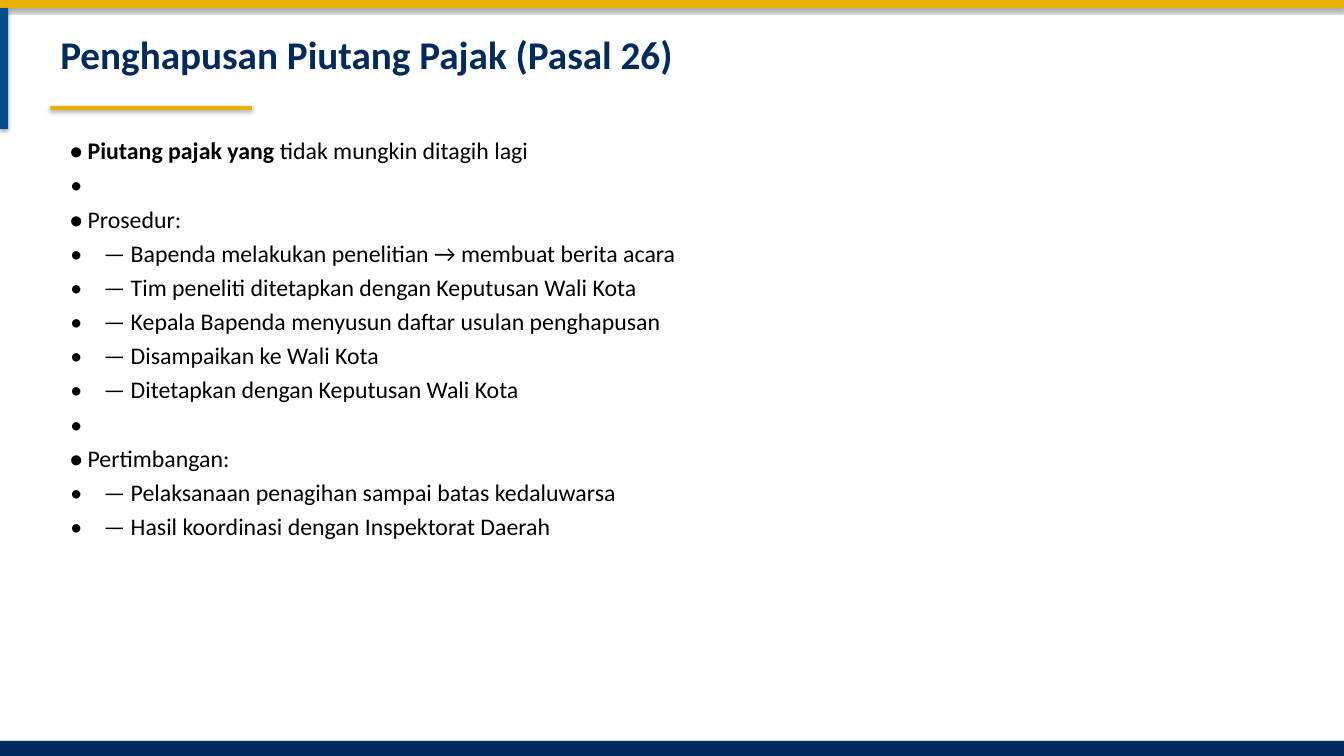
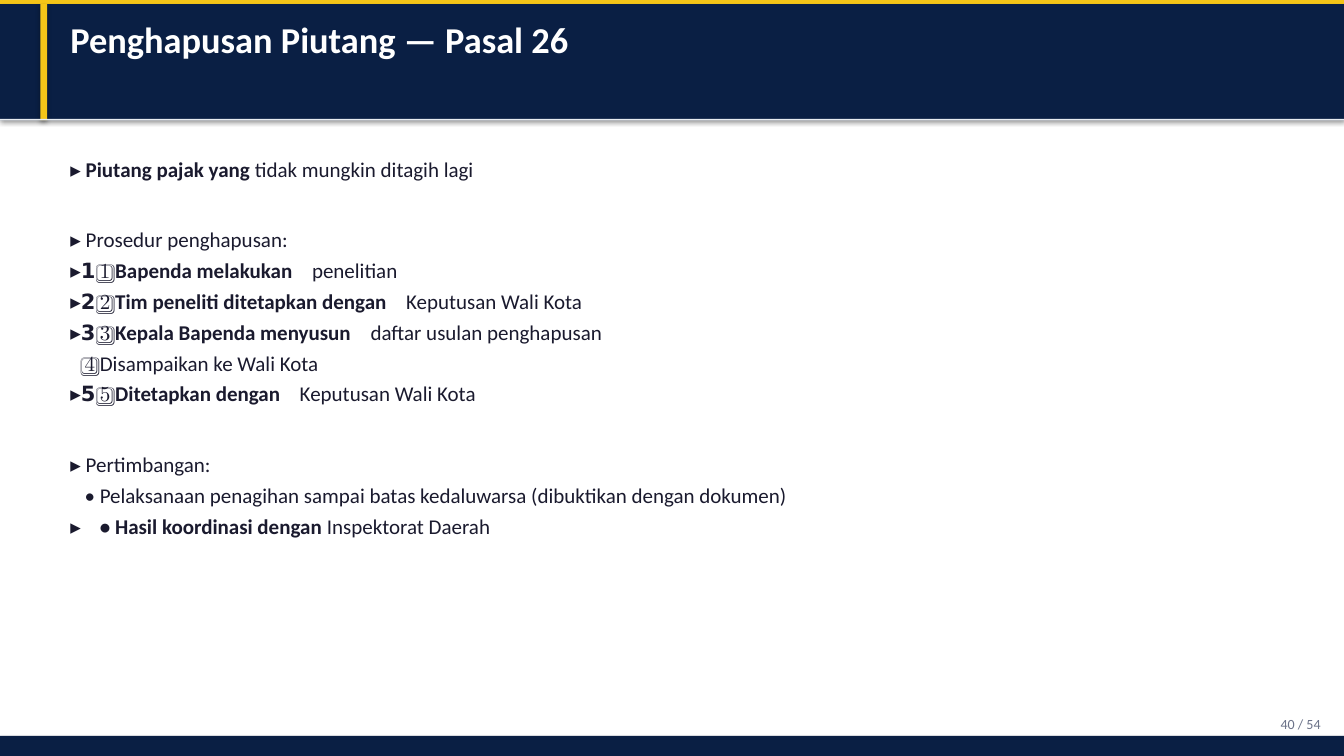
Before and after one commit to rahadiana/coba_ppt, a slide deck: slide 40 of Perwal_Bekasi_51_2024_Pajak_Reklame.pptx (slide 42 before the commit). Drawn at 1344x756 pixels with LibreOffice and Linux fonts; fonts in the diff are those of the drawing. Boxes give left, top, right and bottom in pixels: in the first picture for what was removed or moved away, otherwise in the second. Text is boxed around its words. In the diff, an @@ line names an element or a change of style, - is before the commit and + after.

Commit message:
feat: premium redesign PPT with cards, tables, and modern layout

```diff
--- a/Perwal_Bekasi_51_2024_Pajak_Reklame.pptx
+++ b/Perwal_Bekasi_51_2024_Pajak_Reklame.pptx
@@ rectangle resized from (x1=0, y1=0, x2=1344, y2=8) to (x1=0, y1=0, x2=1344, y2=4) @@
@@ rectangle at (x1=0, y1=0, x2=1344, y2=4): fill #E8B000 to #F5C518 @@
@@ rectangle added at (x1=0, y1=4, x2=1344, y2=120), fill #0A1F44 @@
@@ rectangle resized from (x1=0, y1=8, x2=8, y2=129) to (x1=40, y1=4, x2=47, y2=120) @@
@@ rectangle at (x1=40, y1=4, x2=47, y2=120): fill #004E8C to #F5C518 @@
@@ text at (x1=70, y1=27, x2=568, y2=59): text changed; size 28 to 26 pt; text colour #002B5C to #FFFFFF @@
-Penghapusan Piutang Pajak (Pasal 26)
+Penghapusan Piutang — Pasal 26
@@ rectangle added at (x1=0, y1=119, x2=1344, y2=120), fill #E8ECF1 @@
@@ rectangle removed at (x1=50, y1=106, x2=252, y2=110) @@
@@ text at (x1=70, y1=162, x2=786, y2=538): text changed; size 17 to 15 pt; text colour #000000 to #1A1A2E @@
-• Piutang pajak yang tidak mungkin ditagih lagi
-•
-• Prosedur:
-• — Bapenda melakukan penelitian → membuat berita acara
-• — Tim peneliti ditetapkan dengan Keputusan Wali Kota
-• — Kepala Bapenda menyusun daftar usulan penghapusan
-• — Disampaikan ke Wali Kota
-• — Ditetapkan dengan Keputusan Wali Kota
-•
-• Pertimbangan:
-• — Pelaksanaan penagihan sampai batas kedaluwarsa
-• — Hasil koordinasi dengan Inspektorat Daerah
+▸ Piutang pajak yang tidak mungkin ditagih lagi
+▸ Prosedur penghapusan:
+▸ 1️⃣ Bapenda melakukan penelitian
+▸ 2️⃣ Tim peneliti ditetapkan dengan Keputusan Wali Kota
+▸ 3️⃣ Kepala Bapenda menyusun daftar usulan penghapusan
+4️⃣ Disampaikan ke Wali Kota
+▸ 5️⃣ Ditetapkan dengan Keputusan Wali Kota
+▸ Pertimbangan:
+• Pelaksanaan penagihan sampai batas kedaluwarsa (dibuktikan dengan dokumen)
+▸ • Hasil koordinasi dengan Inspektorat Daerah
@@ rectangle resized from (x1=0, y1=741, x2=1344, y2=756) to (x1=0, y1=736, x2=1344, y2=756) @@
@@ rectangle at (x1=0, y1=736, x2=1344, y2=756): fill #002B5C to #0A1F44 @@
@@ text added at (x1=1281, y1=720, x2=1320, y2=729), 10 pt, text #6B7288 @@
+40 / 54
```
Also in this commit, not shown: 41 other slides changed, 10 slides added, 12 slides removed, 1 other file.
